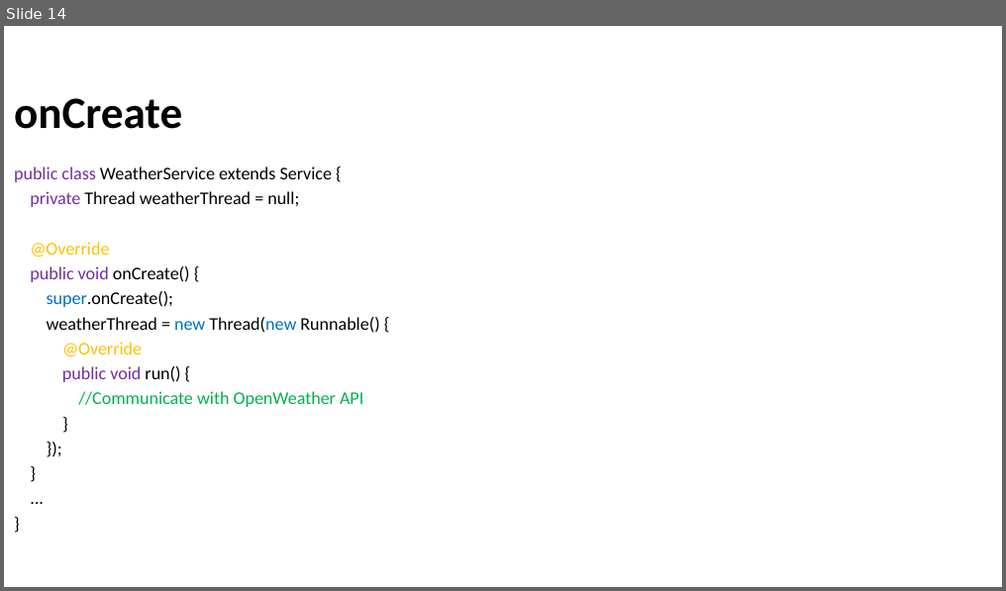
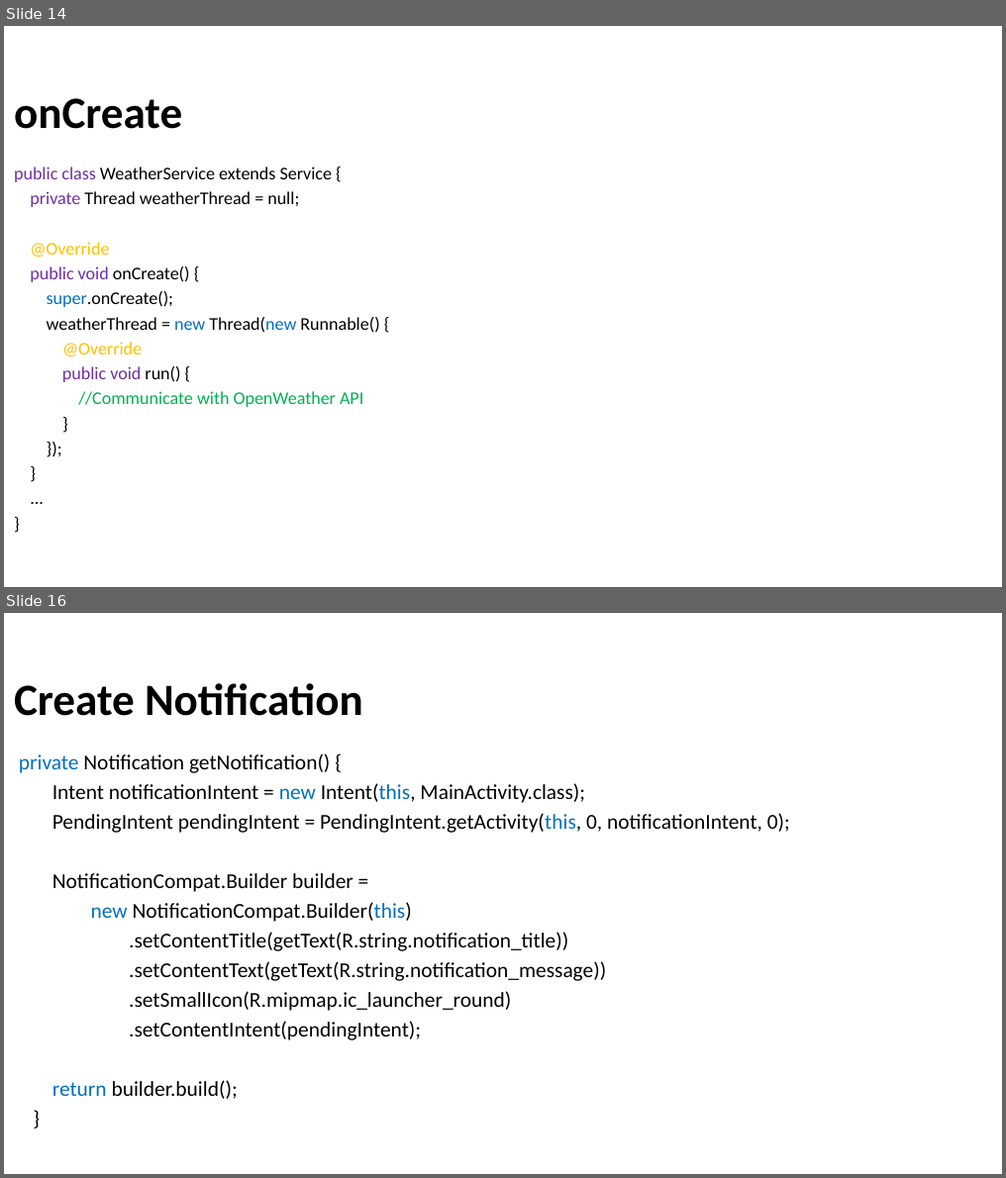
Before and after one commit to Batch-xx/Android-Lunch-Learn, a slide deck: slides/Services_Settings.pptx. Shown one above the other, each under a label of ours: slide 14 before the commit, slides 14 and 16 after it; the slides between them are not shown. The pictures are 1006x591 and 1006x1178 pixels, drawn with LibreOffice and Linux fonts; fonts in the diff are those of the drawing; background and template pictures are left out. Boxes give left, top, right and bottom in pixels: in the first picture for what was removed or moved away, otherwise in the second. Text is boxed around its words. In the diff, an @@ line names an element or a change of style, - is before the commit and + after.

Commit message:
added notification and foreground service

```diff
--- a/slides/Services_Settings.pptx
+++ b/slides/Services_Settings.pptx
@@ slide 16 added at [4, 613, 1002, 1174], background picture (left out) @@
@@ title added at [14, 683, 363, 716], 43 pt, text #000000, bold @@
+Create Notification
@@ text added at [19, 754, 790, 1099], 20.4 pt, text #000000 @@
+private Notification getNotification() {
+Intent notificationIntent = new Intent(this, MainActivity.class);
+PendingIntent pendingIntent = PendingIntent.getActivity(this, 0, notificationIntent, 0);
+NotificationCompat.Builder builder =
+new NotificationCompat.Builder(this)
+.setContentTitle(getText(R.string.notification_title))
+.setContentText(getText(R.string.notification_message))
+.setSmallIcon(R.mipmap.ic_launcher_round)
+.setContentIntent(pendingIntent);
+return builder.build();
+}
```
Also in this commit, not shown: 1 slide changed, 1 other slide added, 4 other files.
